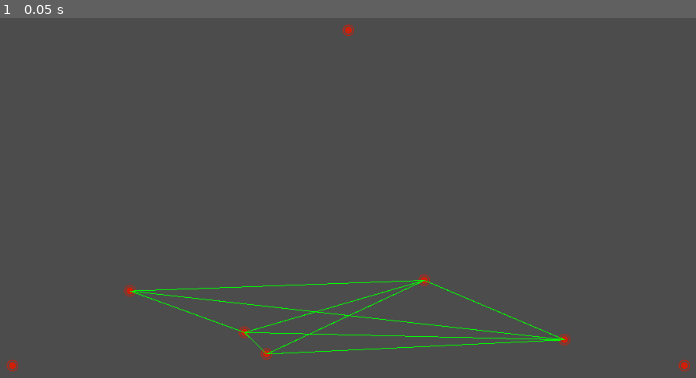
Above: before the commit, frame 1.
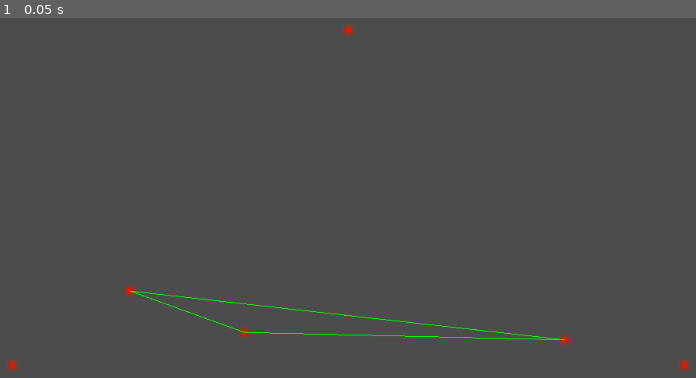
Above: after the commit, the same moment.

Repository: Dead-Rabbit/GodotDelaunay
Game: Godot game, scene res://scenes/Delaunay.tscn
The game is run twice, just before and just after one commit, with the same random seed, the same clock (stepped at 60 frames per second) and the same inputs.
Inputs:
- Up to frame 1 (0.05 s): no input

The runs differ from the first frame. In frame 1, 0.7% of the frame differs, in the area x 19-82%, y 71-95%.

Commit message:
update delaunay

Diff:
--- a/scripts/baseClass/DelaunayTriangle.gd
+++ b/scripts/baseClass/DelaunayTriangle.gd
@@ -65,7 +65,10 @@
 
 # 判断点是否在外接圆右侧
 func checkIfPointOutSideOnRight(point):
-	return point.x > center.x + radius
+#	return point.x > center.x + radius
+	var dis = self.center.distance_to(Vector2(point.x, point.y))
+	var dx = point.x - self.center.x
+	return dx > 0 and dis > self.radius
 
 
 # 判断点是否在外接圆内
--- a/scripts/delaunayControl.gd
+++ b/scripts/delaunayControl.gd
@@ -10,7 +10,7 @@
 var area_bottom = 500
 
 # 点相关
-var pointNum = 5
+var pointNum = 3
 var points = []
 var superTrianglePoints = []
 
@@ -73,11 +73,16 @@
 				# 在temp里去除掉
 				tempTriangles.remove(index)
 				index -= 1
-			elif !tempTriangle.checkIfPointInside(point):
+				index += 1
+				continue
+
+			if !tempTriangle.checkIfPointInside(point):
 #　　　　　　　　 则该三角形为不确定        　　　　　　　　　     //后面会在问题中讨论
 #				print("Not Inside")
-				pass
-			elif tempTriangle.checkIfPointInside(point):
+				index += 1
+				continue
+
+			if tempTriangle.checkIfPointInside(point):
 				print("Inside")
 				# 将三边保存至edge buffer
 				edgeBuffer.append(tempTriangle.line1)
